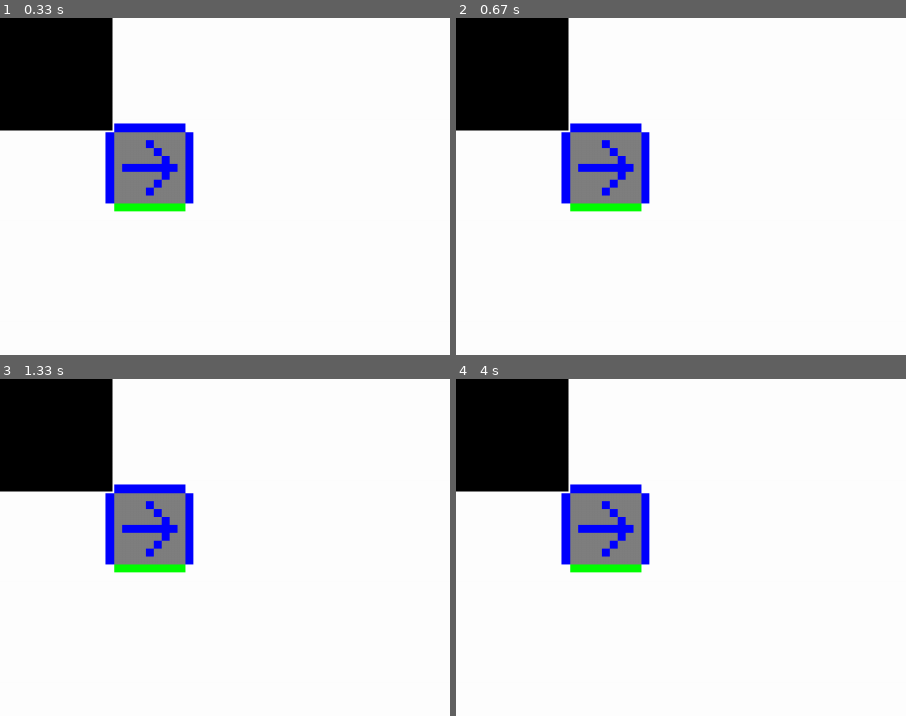
Above: before the commit, frames 1-4 (two rows, left to right).
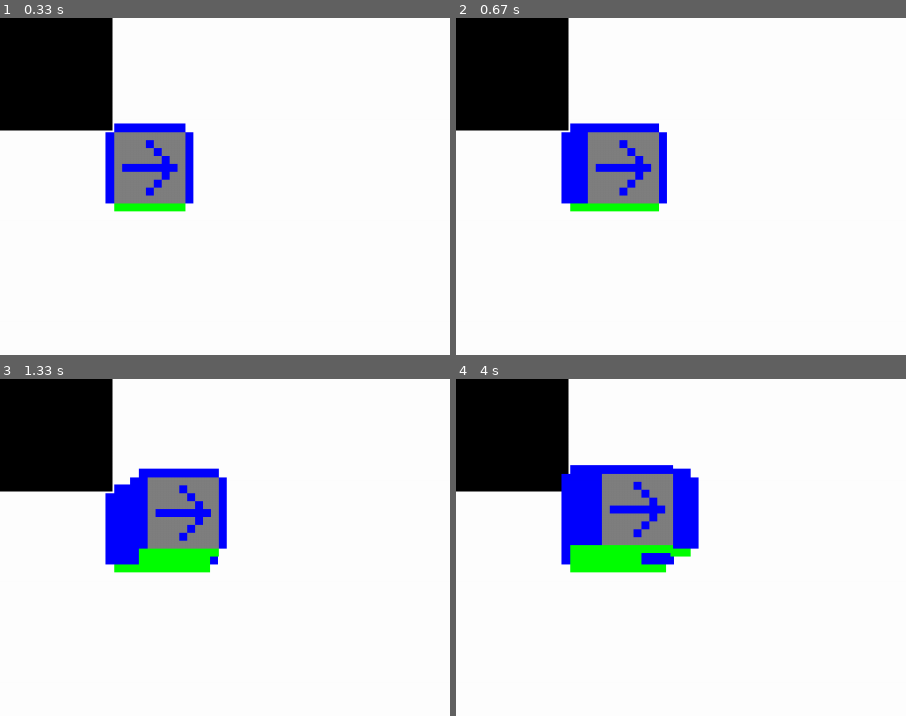
Above: after the commit, the same moments.

Repository: tydaeus/pygame-experimentation
Game: pygame game, started from experimentation.py
Two runs of this game, one before a commit and one after it. Both use one fixed random seed, a clock stepped at 60 frames per second and the inputs below.
Inputs:
- Up to frame 1 (0.33 s): no input
- Up to frame 2 (0.67 s): hold Right from 0.33 s (still down)
- Up to frame 3 (1.33 s): release Right at 0.8 s; hold Up 0.83-1.13 s; hold Right from 1.17 s (still down)
- Up to frame 4 (4 s): release Right at 1.63 s; hold Left 1.67-2.2 s; hold Down 2.23-2.53 s; hold Left 2.57-2.97 s; hold Up 3-3.37 s; hold Right from 3.4 s (still down)
The pictures show only the part of the screen within x 0-50%, y 0-50%; the shares and areas given below are measured in that part.

Frame 1 is identical in both runs. In frame 2, 2.8% of the frame differs, in the area x 25-47%, y 31-58%; in frame 3, 5.8%; in frame 4, 7.3%, in the area x 23-54%, y 25-58%.

Commit message:
initial input processing

Diff:
--- a/experimentation.py
+++ b/experimentation.py
@@ -37,6 +37,10 @@
             input.process_event(event)
 
     # update states
+    input.update()
+    sprites.all_sprites.update()
+
+    sprites.all_sprites.draw(screen)
 
     pygame.display.flip()
     # delay between draws
--- a/input.py
+++ b/input.py
@@ -1,4 +1,37 @@
 import pygame
 
+
+MOVE_NORTH = 0b1000
+MOVE_EAST  = 0b0100
+MOVE_SOUTH = 0b0010
+MOVE_WEST  = 0b0001
+
+_key_mapping = {
+    pygame.K_UP     : MOVE_NORTH,
+    pygame.K_RIGHT  : MOVE_EAST,
+    pygame.K_DOWN   : MOVE_SOUTH,
+    pygame.K_LEFT   : MOVE_WEST
+}
+
+_subscribers = []
+
+def add_subscriber(subscriber):
+    _subscribers.append(subscriber)
+
+_engaged_keys = set()
+
 def process_event(event):
-    print('event', event)
+    if event.type == pygame.KEYDOWN:
+        _engaged_keys.add(event.key)
+    if event.type == pygame.KEYUP:
+        _engaged_keys.remove(event.key)
+
+def update():
+    event_message = 0b0000
+
+    for engaged_key in _engaged_keys:
+        if engaged_key in _key_mapping.keys():
+            event_message = event_message | _key_mapping[engaged_key]
+
+    for subscriber in _subscribers:
+        subscriber(event_message)
--- a/sprites.py
+++ b/sprites.py
@@ -1,4 +1,4 @@
-import pygame, image_loader
+import pygame, image_loader, input
 
 
 
@@ -9,10 +9,26 @@
         self.image = None
         self.rect = pygame.Rect(0, 0, 0, 0)
         self._pxsize = 100, 100
+        self._current_message = 0
 
     def update(self):
-        # placeholder
-        pass
+        vector = [0, 0]
+
+        if self._current_message & input.MOVE_NORTH:
+            print('NORTH')
+            vector[1] += -1
+        if self._current_message & input.MOVE_EAST:
+            print('EAST')
+            vector[0] += 1
+        if self._current_message & input.MOVE_SOUTH:
+            print('SOUTH')
+            vector[1] += 1
+        if self._current_message & input.MOVE_WEST:
+            print('WEST')
+            vector[0] += -1
+
+        if vector != [0, 0]:
+            self.rect.move_ip(vector[0], vector[1])
 
     def set_image_identifier(self, identifier):
         if self._image_identifier != identifier:
@@ -25,6 +41,9 @@
         if (self.image.get_width(), self.image.get_height()) != self._pxsize:
             self.image = pygame.transform.scale(self.image, self._pxsize)
 
+    def input(self, message):
+        self._current_message = message
+
 
 
 def init():
@@ -34,3 +53,5 @@
     testSprite = _TestSprite(all_sprites)
     testSprite.set_image_identifier('test')
     testSprite.rect.topleft = 120, 120
+
+    input.add_subscriber(testSprite.input)
